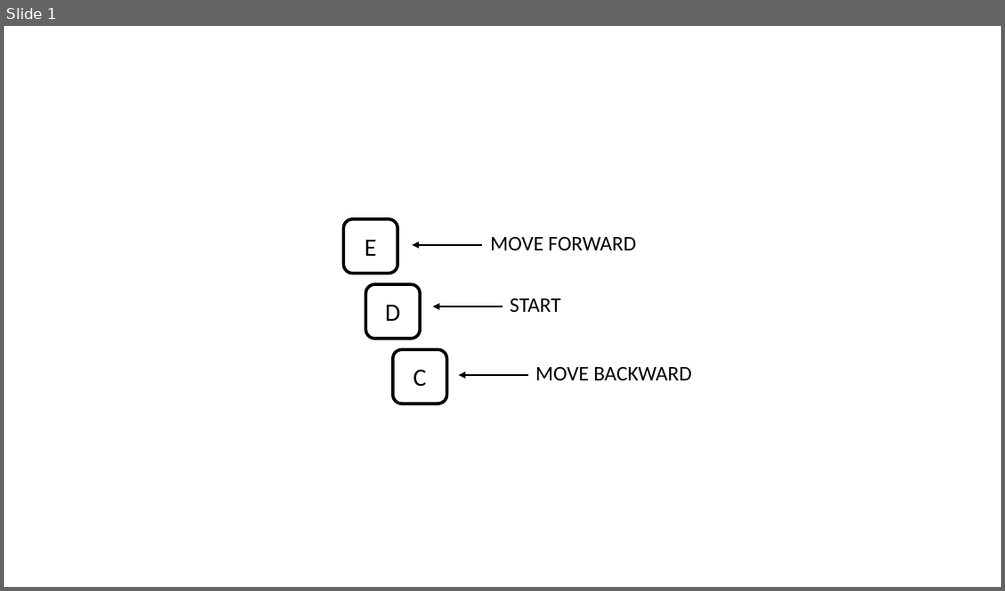
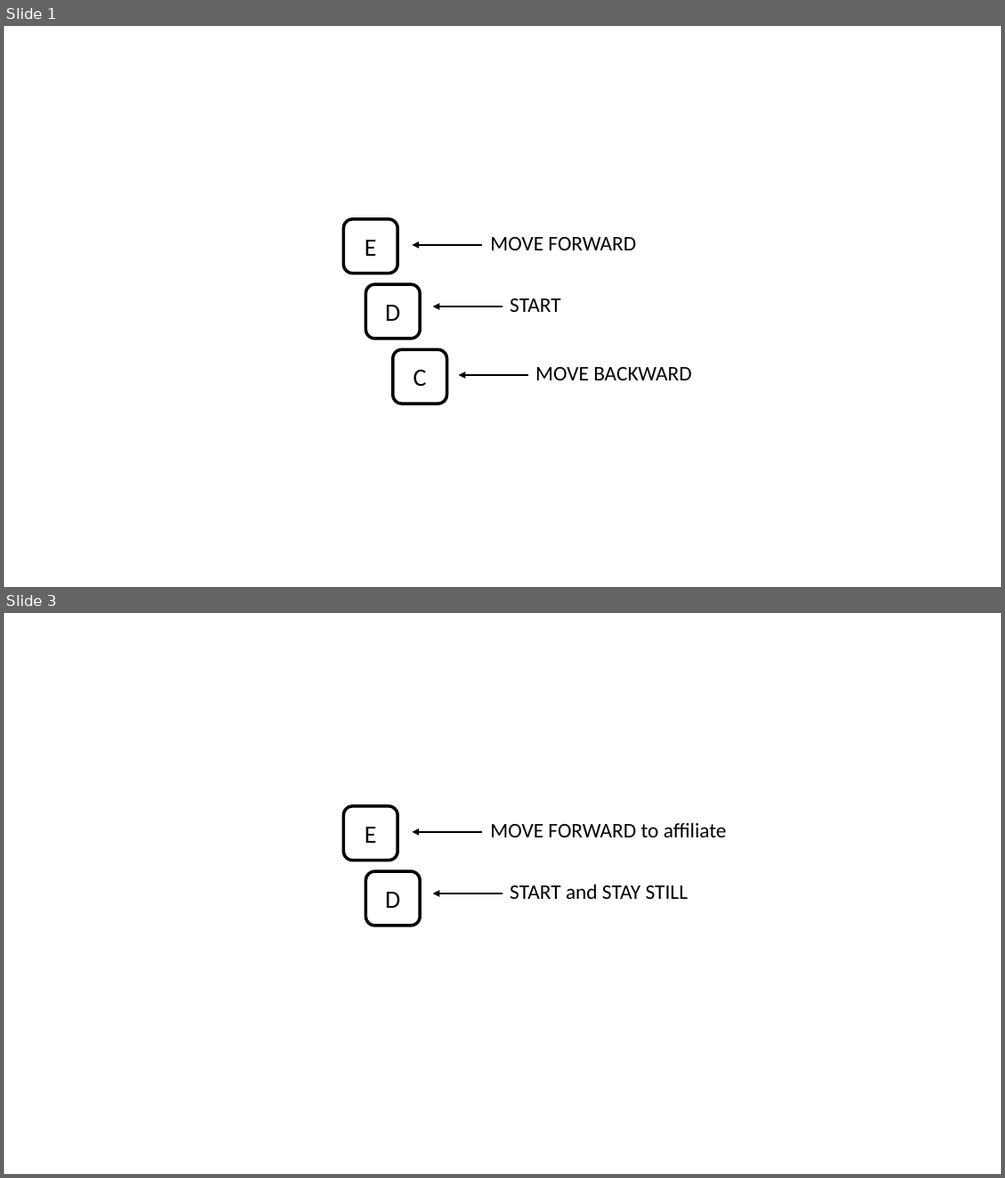
Before and after one commit to marinerougier/RR_Expe1, a slide deck: media/vaast-keyboard.pptx. Shown one above the other, each under a label of ours: slide 1 before the commit, slides 1 and 3 after it; the slides between them are not shown. The pictures are 1005x591 and 1005x1178 pixels, drawn with LibreOffice and Linux fonts; fonts in the diff are those of the drawing. Boxes give left, top, right and bottom in pixels: in the first picture for what was removed or moved away, otherwise in the second. Text is boxed around its words. In the diff, an @@ line names an element or a change of style, - is before the commit and + after.

```diff
--- a/media/vaast-keyboard.pptx
+++ b/media/vaast-keyboard.pptx
@@ slide 3 added at box(4, 613, 1001, 1174), background #FFFFFF @@
@@ group added at box(343, 806, 727, 925): 2 rounded rectangles, 2 arrows, 2 texts @@
+E
+D
+MOVE FORWARD to affiliate
+START and STAY STILL
```
Also in this commit, not shown: 2 slides changed, 9 other files.
